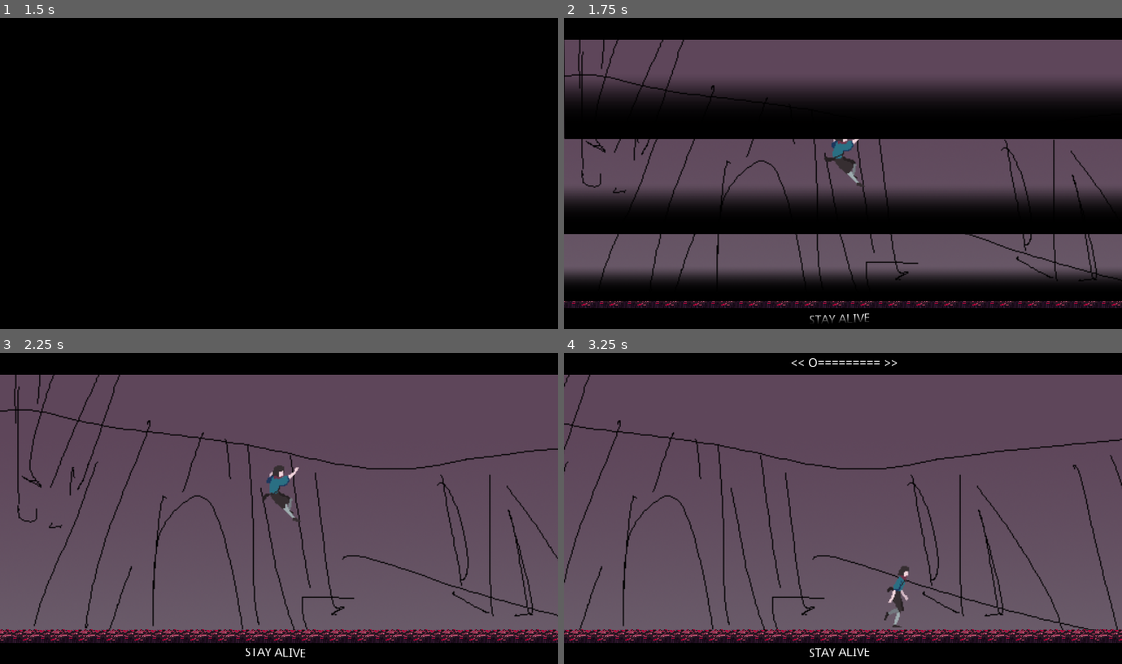
Above: before the commit, frames 1-4 (two rows, left to right).
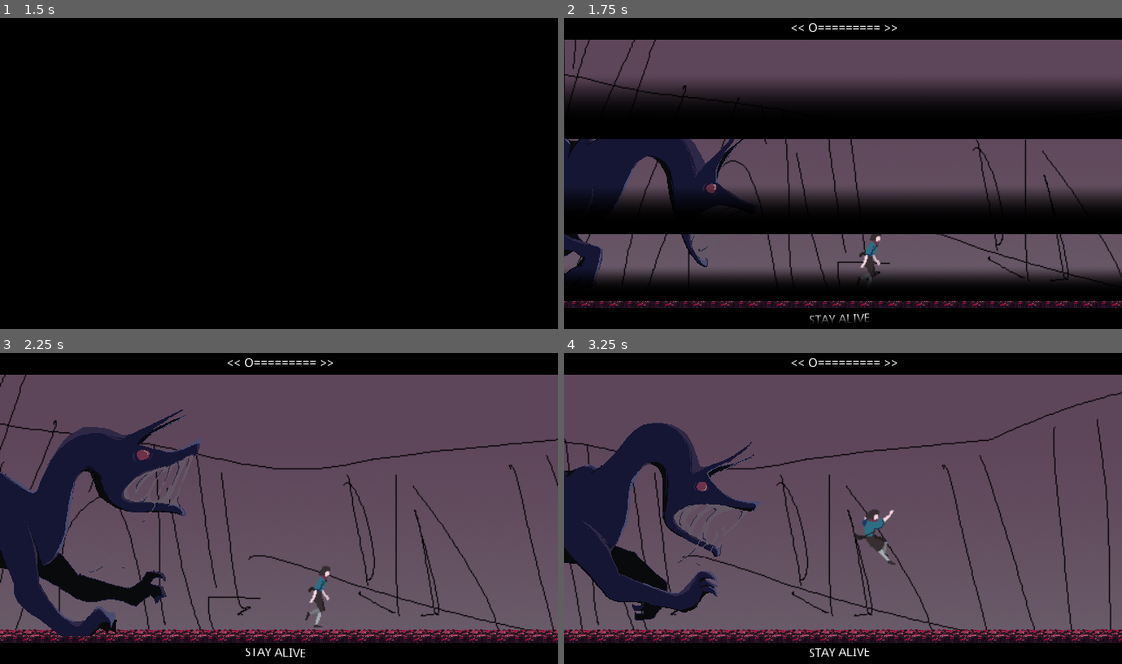
Above: after the commit, the same moments.

Repository: dannamachi/ggj21-puppy
Game: Godot game, scene res://Main.tscn
Two runs of this game, one before a commit and one after it. Both use one fixed random seed, a clock stepped at 60 frames per second and the inputs below.
Inputs:
- Up to frame 1 (1.5 s): tap Enter at 0.5 s; hold Right (ui_right) from 0.53 s (still down); tap Q (press-q) at 0.6 s; tap Up (ui_up) at 0.77 s; tap Z (press-z) at 1.25 s; tap X (press-x) at 1.35 s
- Up to frame 2 (1.75 s): keep holding Right (ui_right); tap Up (ui_up) at 1.52 s
- Up to frame 3 (2.25 s): release Right (ui_right) at 2.03 s; hold Left (ui_left) from 2.03 s (still down); tap Z (press-z) at 2.1 s
- Up to frame 4 (3.25 s): release Left (ui_left) at 2.78 s; hold Right (ui_right) from 2.78 s (still down); tap Q (press-q) at 2.85 s; tap Up (ui_up) at 3.02 s

Frame 1 is identical in both runs. In frame 2, 9.5% of the frame differs, in the area x 0-100%, y 1-85%; in frame 3, 17%, in the area x 0-100%, y 1-92%; in frame 4, 16%.

Commit message:
add running monster

Diff:
--- a/Game.gd
+++ b/Game.gd
@@ -15,7 +15,7 @@
 func _ready():
 	$Timer.wait_time = LEVEL_TIME
 	time_left = $Timer.wait_time
-	$C2/Player.set_init_freeze()
+	$C2/Monster.play()
 
 
 func stop_game():
--- a/Game.tscn
+++ b/Game.tscn
@@ -1,6 +1,7 @@
-[gd_scene load_steps=18 format=2]
+[gd_scene load_steps=26 format=2]
 
 [ext_resource path="res://assets/wall/bg_forest.png" type="Texture" id=1]
+[ext_resource path="res://assets/items/monster_run_V1.png" type="Texture" id=2]
 [ext_resource path="res://Items/BatGenerator.gd" type="Script" id=3]
 [ext_resource path="res://Player.tscn" type="PackedScene" id=4]
 [ext_resource path="res://Game.gd" type="Script" id=5]
@@ -14,6 +15,44 @@
 [ext_resource path="res://Transitions/TransitionSlideOut.tscn" type="PackedScene" id=13]
 [ext_resource path="res://Items/Rock.tscn" type="PackedScene" id=14]
 
+[sub_resource type="AtlasTexture" id=5]
+flags = 4
+atlas = ExtResource( 2 )
+region = Rect2( 0, 0, 320, 320 )
+
+[sub_resource type="AtlasTexture" id=6]
+flags = 4
+atlas = ExtResource( 2 )
+region = Rect2( 320, 0, 320, 320 )
+
+[sub_resource type="AtlasTexture" id=7]
+flags = 4
+atlas = ExtResource( 2 )
+region = Rect2( 0, 320, 320, 320 )
+
+[sub_resource type="AtlasTexture" id=8]
+flags = 4
+atlas = ExtResource( 2 )
+region = Rect2( 320, 320, 320, 320 )
+
+[sub_resource type="AtlasTexture" id=9]
+flags = 4
+atlas = ExtResource( 2 )
+region = Rect2( 0, 640, 320, 320 )
+
+[sub_resource type="AtlasTexture" id=10]
+flags = 4
+atlas = ExtResource( 2 )
+region = Rect2( 320, 640, 320, 320 )
+
+[sub_resource type="SpriteFrames" id=11]
+animations = [ {
+"frames": [ SubResource( 5 ), SubResource( 6 ), SubResource( 7 ), SubResource( 8 ), SubResource( 9 ), SubResource( 10 ) ],
+"loop": true,
+"name": "default",
+"speed": 5.0
+} ]
+
 [sub_resource type="Curve2D" id=1]
 _data = {
 "points": PoolVector2Array( 0, 0, 0, 0, -8, -80, 0, 0, 0, 0, 160, -152, 0, 0, 0, 0, 360, -152, 0, 0, 0, 0, 504, -136, 0, 0, 0, 0, 584, -88, 0, 0, 0, 0, 640, -104 )
@@ -129,8 +168,12 @@
 wait_time = 2.0
 autostart = true
 
+[node name="Monster" type="AnimatedSprite" parent="C2"]
+position = Vector2( 136, 168 )
+frames = SubResource( 11 )
+
 [node name="Player" parent="C2" instance=ExtResource( 4 )]
-position = Vector2( 320, 168 )
+position = Vector2( 328, 280 )
 
 [node name="BatGenerator" type="Node2D" parent="C2"]
 script = ExtResource( 3 )
@@ -160,7 +203,7 @@
 shape = SubResource( 2 )
 
 [node name="LastPos" type="Position2D" parent="C2/EatenWall"]
-position = Vector2( 104, 0 )
+position = Vector2( 144, 0 )
 
 [node name="EatenWall2" type="RigidBody2D" parent="C2"]
 position = Vector2( 616, 8 )
--- a/Player.gd
+++ b/Player.gd
@@ -37,11 +37,6 @@
 # Called when the node enters the scene tree for the first time.
 func _ready():
 	$AnimatedSprite.play("flying")
-
-
-func set_init_freeze():
-	is_static = true
-	$Timer.start()
 
 
 func on_being_hit():
@@ -157,7 +152,3 @@
 
 func _on_HighZone_body_exited(body):
 	high_force = 1.0
-
-
-func _on_Timer_timeout():
-	is_static = false
--- a/Player.tscn
+++ b/Player.tscn
@@ -136,7 +136,3 @@
 [node name="CollisionShape2D" type="CollisionShape2D" parent="."]
 position = Vector2( -1, 6 )
 shape = SubResource( 18 )
-
-[node name="Timer" type="Timer" parent="."]
-one_shot = true
-[connection signal="timeout" from="Timer" to="." method="_on_Timer_timeout"]
Binary file added: assets/items/monster_run_V1.png
